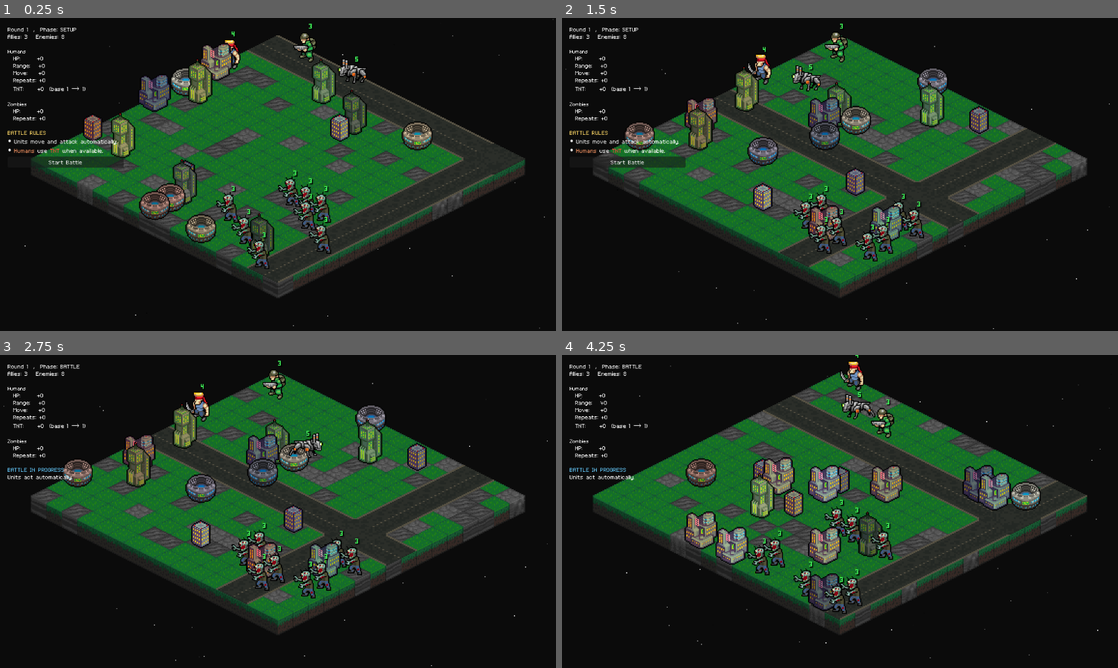
Above: before the commit, frames 1-4 (two rows, left to right).
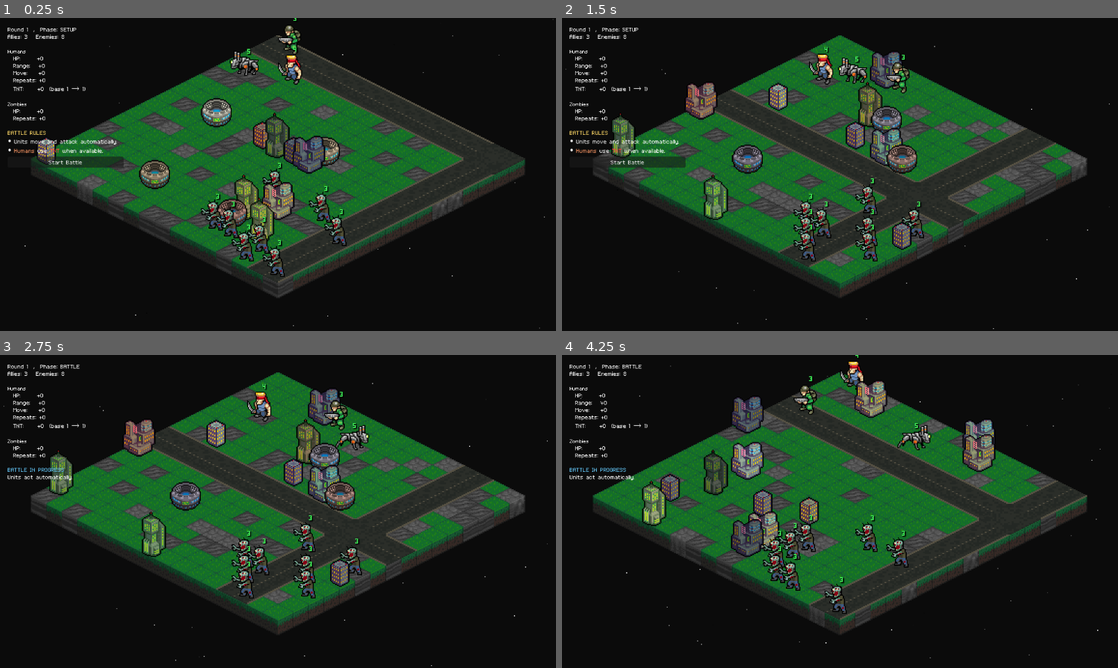
Above: after the commit, the same moments.

Repository: Tekknobot/MEKIII
Game: Godot game, scene res://scenes/Game.tscn
Same seed, same stepped clock (60 frames per second), same inputs: the game is played once before the commit and once after it.
Inputs (mouse positions are in pixels of both pictures, inside the frame that each line leads up to):
- Up to frame 1 (0.25 s): no input
- Up to frame 2 (1.5 s): click "Start Battle" at 0.5 s; tap Enter at 1.25 s; move the mouse to (962, 158) at 1.27 s; tap R at 1.35 s
- Up to frame 3 (2.75 s): click "Start Battle" at 2 s
- Up to frame 4 (4.25 s): move the mouse to (728, 527) at 2.77 s; tap R at 2.85 s; click "Start Battle" at 3.5 s

The runs differ from the first frame. In frame 1, 12% of the frame differs, in the area x 6-78%, y 0-83%; in frame 2, 12%; in frame 3, 11%; in frame 4, 13%, in the area x 14-87%, y 6-82%.

Commit message:
Fallback.

Diff:
--- a/scenes/Game.tscn
+++ b/scenes/Game.tscn
@@ -283,7 +283,7 @@
 sfx_orbital_zap = ExtResource("15_jai3c")
 building_scenes = Array[PackedScene]([ExtResource("21_1fiys"), ExtResource("22_ho5ir"), ExtResource("23_evnk2"), ExtResource("24_ca228")])
 building_scene = ExtResource("21_1fiys")
-building_count = 16
+building_count = 12
 building_footprint = Vector2i(1, 1)
 avoid_spawn_zones = false
 
--- a/scripts/game.gd
+++ b/scripts/game.gd
@@ -286,6 +286,12 @@
 var structure_hp := {}                     # Dictionary[Node2D, int]
 @export var building_max_hp := 2
 
+@export var hover_outline_shader: Shader = preload("res://shaders/outline_1px.gdshader")
+@export var hover_outline_color: Color = Color(1.0, 1.0, 0.25, 1.0) # tweak
+
+var _hover_outlined_unit: Unit = null
+var _hover_prev_material := {} # Dictionary[Unit, Material]
+
 func _pick_structure_tint() -> Color:
 	if structure_tint_palette == null or structure_tint_palette.is_empty():
 		# fallback: random pastel-ish
@@ -315,10 +321,11 @@
 
 	b2.modulate = blended
 
-
 # Blocked cells for buildings (acts like a Set): cell -> true
 var structure_blocked := {}
 
+# Terrain cells covered by ANY road tile (acts like a Set): cell -> true
+var road_blocked := {}
 
 func _rect_top_left(size: Vector2i) -> Rect2i:
 	return Rect2i(Vector2i(0, 0), size)
@@ -858,9 +865,11 @@
 			hovered_cell = Vector2i(-1, -1)
 			return
 
-	var mouse_global := get_global_mouse_position()
+	# ✅ offset the mouse hit point BEFORE mapping to cell
+	var mouse_global := get_global_mouse_position() + Vector2(0, 8)
 	var local_in_terrain := terrain.to_local(mouse_global)
 	hovered_cell = terrain.local_to_map(local_in_terrain)
+
 
 func _update_hovered_unit() -> void:
 	var u := unit_at_cell(hovered_cell)
@@ -1071,6 +1080,50 @@
 		elif mask == 2:
 			roads_dr.set_cell(0, rc, ROAD_DOWN_RIGHT, ROAD_ATLAS, 0)
 
+	_rebuild_road_blocked()
+
+func _rebuild_road_blocked() -> void:
+	road_blocked.clear()
+
+	if terrain == null or not is_instance_valid(terrain):
+		return
+
+	var road_maps: Array[TileMap] = []
+	if roads_dl != null and is_instance_valid(roads_dl): road_maps.append(roads_dl)
+	if roads_dr != null and is_instance_valid(roads_dr): road_maps.append(roads_dr)
+	if roads_x  != null and is_instance_valid(roads_x):  road_maps.append(roads_x)
+
+	if road_maps.is_empty():
+		return
+
+	# For every road tile, mark the 2x2-ish terrain cells it visually covers.
+	# We do this by sampling 4 points around the road tile center (±16px),
+	# converting each sample to a terrain cell, and storing it.
+	for rmap in road_maps:
+		var used := rmap.get_used_cells(0)
+		for rc in used:
+			_mark_terrain_cells_covered_by_road_tile(rmap, rc)
+
+func _mark_terrain_cells_covered_by_road_tile(rmap: TileMap, rc: Vector2i) -> void:
+	# Road tile center in WORLD space
+	var road_center_local := rmap.map_to_local(rc)
+	var road_center_world := rmap.to_global(road_center_local)
+
+	# 64x64 road covers about 2x2 terrain cells (32x32 each)
+	# sample 4 quadrants around the center
+	var samples: Array[Vector2] = [
+		road_center_world + Vector2(-16, -16),
+		road_center_world + Vector2( 16, -16),
+		road_center_world + Vector2(-16,  16),
+		road_center_world + Vector2( 16,  16),
+	]
+
+	for wp in samples:
+		var local_in_terrain := terrain.to_local(wp)
+		var tc := terrain.local_to_map(local_in_terrain)
+		if grid.in_bounds(tc):
+			road_blocked[tc] = true
+
 func _build_road_path_2x2(start: Vector2i, goal: Vector2i) -> Array[Vector2i]:
 	# Like your old road path, but steps by 2 so it matches 64x64 tiles.
 	if not grid.in_bounds(start) or not grid.in_bounds(goal):
@@ -1451,9 +1504,16 @@
 func set_hovered_unit(u: Unit) -> void:
 	if hovered_unit == u:
 		return
+
 	hovered_unit = u
+
+	# keep your existing hover tile overlay behavior
 	if selected_unit == null:
 		draw_unit_hover(hovered_unit)
+
+	# NEW: shader outline hover
+	_update_hover_outline()
+
 
 func select_unit(u: Unit) -> void:
 	selected_unit = u
@@ -1472,6 +1532,8 @@
 		clear_move_range()
 		clear_attack_range()
 
+	_update_hover_outline()
+
 func clear_attack_range() -> void:
 	attack_range_small.clear()
 	attack_range_big.clear()
@@ -2589,6 +2651,9 @@
 		tnt_aim_unit = null
 		_hide_tnt_curve()
 
+	if _hover_outlined_unit != null:
+		_clear_hover_outline(_hover_outlined_unit)
+
 func _tnt_throw_update(t: float, proj: Node2D, from_pos: Vector2, to_pos: Vector2, arc_height: float, spin_turns: float) -> void:
 	if proj == null or not is_instance_valid(proj):
 		return
@@ -3045,6 +3110,11 @@
 	return building_scene
 
 func _is_structure_origin_ok(origin: Vector2i, size: Vector2i) -> bool:
+	# inside _is_structure_origin_ok(origin, size):
+	if size == Vector2i(1, 1):
+		if _cell_has_road(origin):
+			return false
+
 	# footprint must be in bounds
 	if origin.x < 0 or origin.y < 0:
 		return false
@@ -3079,39 +3149,54 @@
 				return false
 
 			# ✅ don't place on roads (road tiles are 2x2 cells)
-			if _cell_has_road(c):
+			if road_blocked.has(c):
 				return false
 
 	return true
 
 func _cell_has_road(c: Vector2i) -> bool:
-	# Road tiles are placed in separate TileMaps (RoadsDL/RoadsDR/RoadsX) using a coarser grid.
-	# We convert the terrain cell's world position to each road TileMap coord and check for any tile.
+	# Robust road overlap test for 1x1 structures:
+	# sample multiple points inside the terrain cell so offsets + 64x64 road tiles can't slip through.
 	if terrain == null or not is_instance_valid(terrain):
 		return false
 
-	var world_pos := terrain.to_global(terrain.map_to_local(c))
-
 	var road_maps: Array[TileMap] = []
-	if roads_dl != null: road_maps.append(roads_dl)
-	if roads_dr != null: road_maps.append(roads_dr)
-	if roads_x  != null: road_maps.append(roads_x)
+	if roads_dl != null and is_instance_valid(roads_dl): road_maps.append(roads_dl)
+	if roads_dr != null and is_instance_valid(roads_dr): road_maps.append(roads_dr)
+	if roads_x  != null and is_instance_valid(roads_x):  road_maps.append(roads_x)
+	if road_maps.is_empty():
+		return false
+
+	var tile_sz: Vector2 = Vector2(32, 32)
+	if terrain.tile_set != null:
+		tile_sz = terrain.tile_set.tile_size
+
+	# terrain.map_to_local gives cell center in local space (Godot 4)
+	var center_local := terrain.map_to_local(c)
+	var center_world := terrain.to_global(center_local)
+
+	# sample 5 points: center + 4 corners (inset a bit so we don't land exactly on borders)
+	var inset := 6.0
+	var hx := tile_sz.x * 0.5 - inset
+	var hy := tile_sz.y * 0.5 - inset
+
+	var samples: Array[Vector2] = [
+		center_world,
+		center_world + Vector2(-hx, -hy),
+		center_world + Vector2( hx, -hy),
+		center_world + Vector2(-hx,  hy),
+		center_world + Vector2( hx,  hy),
+	]
 
 	for rmap in road_maps:
-		if rmap == null or not is_instance_valid(rmap):
-			continue
-
-		var local_in_road := rmap.to_local(world_pos)
-		var rc := rmap.local_to_map(local_in_road)
-
-		# layer 0 in your road maps
-		if rmap.get_cell_source_id(0, rc) != -1:
-			return true
+		# If any sample point lands inside a road cell that has a tile, we consider it blocked.
+		for wp in samples:
+			var local_in_road := rmap.to_local(wp)
+			var rc := rmap.local_to_map(local_in_road)
+			if rmap.get_cell_source_id(0, rc) != -1:
+				return true
 
 	return false
-
-
-
 
 func _is_structure_blocked(origin: Vector2i, size: Vector2i) -> bool:
 	for dx in range(size.x):
@@ -3371,3 +3456,76 @@
 		if still != null and is_instance_valid(still) and still.hp > 0:
 			play_sfx_poly(_sfx_hurt_for(still), still.global_position, -5.0)
 			await _flash_unit(still)
+
+func _get_unit_canvas_sprite(u: Unit) -> CanvasItem:
+	# You currently use AnimatedSprite2D, but this keeps it flexible.
+	if u == null or not is_instance_valid(u):
+		return null
+	if u.has_node("AnimatedSprite2D"):
+		return u.get_node("AnimatedSprite2D") as AnimatedSprite2D
+	return null
+
+func _apply_hover_outline(u: Unit) -> void:
+	if u == null or not is_instance_valid(u):
+		return
+
+	var spr := _get_unit_canvas_sprite(u)
+	if spr == null:
+		return
+
+	# Save previous material once
+	if not _hover_prev_material.has(u):
+		_hover_prev_material[u] = spr.material
+
+	var mat := ShaderMaterial.new()
+	mat.shader = hover_outline_shader
+	mat.set_shader_parameter("outline_color", hover_outline_color)
+	mat.set_shader_parameter("thickness_px", 1.0)
+
+	spr.material = mat
+	_hover_outlined_unit = u
+
+func _clear_hover_outline(u: Unit) -> void:
+	if u == null:
+		return
+
+	# If it got freed, just forget it
+	if not is_instance_valid(u):
+		_hover_prev_material.erase(u)
+		if _hover_outlined_unit == u:
+			_hover_outlined_unit = null
+		return
+
+	var spr := _get_unit_canvas_sprite(u)
+	if spr == null:
+		return
+
+	# Restore previous material if we stored one
+	if _hover_prev_material.has(u):
+		spr.material = _hover_prev_material[u]
+		_hover_prev_material.erase(u)
+	else:
+		spr.material = null
+
+	if _hover_outlined_unit == u:
+		_hover_outlined_unit = null
+
+func _update_hover_outline() -> void:
+	# Don’t outline if a unit is selected (optional preference)
+	# If you WANT outline + selection, remove this block.
+	if selected_unit != null:
+		if _hover_outlined_unit != null:
+			_clear_hover_outline(_hover_outlined_unit)
+		return
+
+	# Clear old outline if hover changed
+	if _hover_outlined_unit != null and _hover_outlined_unit != hovered_unit:
+		_clear_hover_outline(_hover_outlined_unit)
+
+	# Apply to current hovered unit
+	if hovered_unit != null and is_instance_valid(hovered_unit):
+		if _hover_outlined_unit != hovered_unit:
+			_apply_hover_outline(hovered_unit)
+	else:
+		if _hover_outlined_unit != null:
+			_clear_hover_outline(_hover_outlined_unit)
--- /dev/null
+++ b/shaders/outline_1px.gdshader
@@ -0,0 +1,31 @@
+shader_type canvas_item;
+
+uniform vec4 outline_color : source_color = vec4(1.0, 1.0, 0.2, 1.0);
+uniform float thickness_px = 1.0;
+
+void fragment() {
+	vec4 col = texture(TEXTURE, UV);
+
+	// Compute 1px in UV space
+	vec2 px = TEXTURE_PIXEL_SIZE * thickness_px;
+
+	// Sample neighbors alpha
+	float neighbor_alpha =
+		texture(TEXTURE, UV + vec2(px.x, 0.0)).a +
+		texture(TEXTURE, UV + vec2(-px.x, 0.0)).a +
+		texture(TEXTURE, UV + vec2(0.0, px.y)).a +
+		texture(TEXTURE, UV + vec2(0.0, -px.y)).a;
+
+	// If original pixel exists → draw original
+	// Else if neighbor exists → draw outline
+	// Else → transparent
+	if (col.a > 0.0) {
+		COLOR = col;
+	}
+	else if (neighbor_alpha > 0.0) {
+		COLOR = outline_color;
+	}
+	else {
+		COLOR = vec4(0.0);
+	}
+}
Not shown, added: shaders/outline_1px.gdshader.uid
